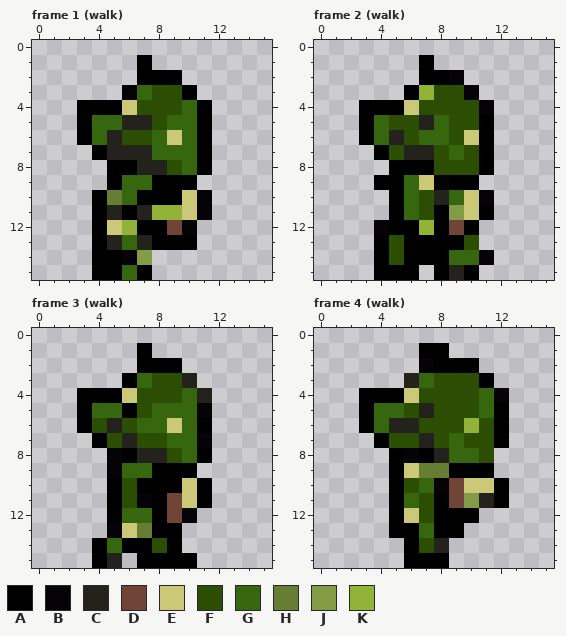
Pixel-art file -- projects/007_survivors/art/goblin.aseprite. Above: the version before the commit.
16x16 pixels, 6 frames. Shown: frame 1 (walk), frame 2 (walk), frame 3 (walk), frame 4 (walk). The commit also changed other frames, which this record leaves out.
Palette (. is transparent): A #000000  B #060306  C #23221c  D #704436  E #cbc878  F #2c4e03  G #36670f  H #687d34  J #839b44  K #92b238
After:
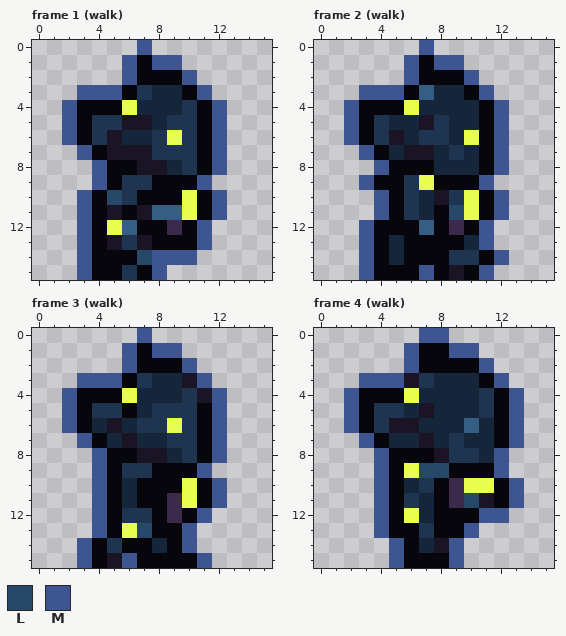
Colours new in this view: L #284868  M #3d5590
Change:
@@ palette @@
-A #000000
+A #06060c
-C #23221c
+C #1a1424
-D #704436
+D #3c2a4a
-E #cbc878
+E #e8ff50
-F #2c4e03
+F #16263a
-G #36670f
+G #1e3450
-K #92b238
+K #365e82
--- frame 1 (walk)
@@ x 0..15 @@
- 0 ................
- 1 .......A........
- 2 .......AAA......
- 3 ......BGFFA.....
- 4 ...AAAEFFFGA....
- 5 ...AGGCCFGGA....
- 6 ...AGCFFGEGA....
- 7 ....ACCCGGGA....
- 8 .....AACCFGA....
- 9 .....AGGAAA.....
-10 ....AHGAAAEB....
-11 ....ACACKKEB....
-12 ....AEKAADB.....
-13 ....ACGCAAA.....
-14 ....AABJ........
-15 ....AAGA........
+ 0 .......M........
+ 1 ......MAMM......
+ 2 ......MAAAM.....
+ 3 ...MMMAGFFAM....
+ 4 ..MAAAEFFFGAM...
+ 5 ..MAGGCCFGGAM...
+ 6 ..MAGCFFGEGAM...
+ 7 ...MACCCGGGAM...
+ 8 ....MAACCFGAM...
+ 9 ....MAGGAAAM....
+10 ...MALGAAAEAM...
+11 ...MACACKKEAM...
+12 ...MAEKAADAM....
+13 ...MACGCAAAM....
+14 ...MAAALMMM.....
+15 ...MAAGAM.......
--- frame 2 (walk)
@@ x 0..15 @@
- 0 ................
- 1 .......A........
- 2 .......AAB......
- 3 ......AKFFB.....
- 4 ...AAAEFFFFB....
- 5 ...AGFFCGFFA....
- 6 ...AGCFGGFEA....
- 7 ....AFCCFGFA....
- 8 .....AAAFFFA....
- 9 ....AAGEBAA.....
-10 .....AGFCGEB....
-11 .....AGFAJEA....
-12 ....BAAKADA.....
-13 ....AFAAAAF.....
-14 ....AFAAAGGB....
-15 ....AAA.ACA.....
+ 0 .......M........
+ 1 ......MAMM......
+ 2 ......MAAAM.....
+ 3 ...MMMAKFFAM....
+ 4 ..MAAAEFFFFAM...
+ 5 ..MAGFFCGFFAM...
+ 6 ..MAGCFGGFEAM...
+ 7 ...MAFCCFGFAM...
+ 8 ....MAAAFFFAM...
+ 9 ...MAAGEAAAM....
+10 ....MAGFCGEAM...
+11 ....MAGFALEAM...
+12 ...MAAAKADAM....
+13 ...MAFAAAAFM....
+14 ...MAFAAAGGAM...
+15 ...MAAAMACAM....
--- frame 3 (walk)
@@ x 0..15 @@
- 0 ................
- 1 .......A........
- 2 .......AAA......
- 3 ......AGFFC.....
- 4 ...AAAEFFFGC....
- 5 ...AGGAFGGGB....
- 6 ...AFCFGGEGA....
- 7 ....AFCFFGGB....
- 8 .....BACCFGA....
- 9 .....BGGAAA.....
-10 .....AFAAAEA....
-11 .....AFBADEA....
-12 .....AGGADB.....
-13 .....BEHAA......
-14 ....AGAAFA......
-15 ....AC.AAAA.....
+ 0 .......M........
+ 1 ......MAMM......
+ 2 ......MAAAM.....
+ 3 ...MMMAGFFCM....
+ 4 ..MAAAEFFFGCM...
+ 5 ..MAGGAFGGGAM...
+ 6 ..MAFCFGGEGAM...
+ 7 ...MAFCFFGGAM...
+ 8 ....MAACCFGAM...
+ 9 ....MAGGAAAM....
+10 ....MAFAAAEAM...
+11 ....MAFAADEAM...
+12 ....MAGGADAM....
+13 ....MAELAAM.....
+14 ...MAGAAFAM.....
+15 ...MACMAAAAM....
--- frame 4 (walk)
@@ x 0..15 @@
- 0 ................
- 1 .......AA.......
- 2 .......BAAA.....
- 3 ......CGFFFA....
- 4 ...AAAEFFFFGB...
- 5 ...AGGFCFFFGA...
- 6 ...AGCCFFFKFA...
- 7 ....AFFCFGFFA...
- 8 .....ABACGGF....
- 9 .....AEHHAAA....
-10 .....AFGBDEEA...
-11 .....AGFADJCA...
-12 .....AEFAAA.....
-13 .....AAGAA......
-14 ......AFC.......
-15 ......AAA.......
+ 0 .......MM.......
+ 1 ......MAAMM.....
+ 2 ......MAAAAM....
+ 3 ...MMMCGFFFAM...
+ 4 ..MAAAEFFFFGAM..
+ 5 ..MAGGFCFFFGAM..
+ 6 ..MAGCCFFFKFAM..
+ 7 ...MAFFCFGFFAM..
+ 8 ....MAAACGGFM...
+ 9 ....MAELLAAAM...
+10 ....MAFGADEEAM..
+11 ....MAGFADLCAM..
+12 ....MAEFAAAMM...
+13 ....MAAGAAM.....
+14 .....MAFCM......
+15 .....MAAAM......
Pixel boxes of the changes (left, top, right, bottom) in both pictures:
changed: (62, 40, 227, 280)
changed: (344, 40, 509, 280)
changed: (62, 328, 227, 568)
changed: (344, 328, 524, 568)
